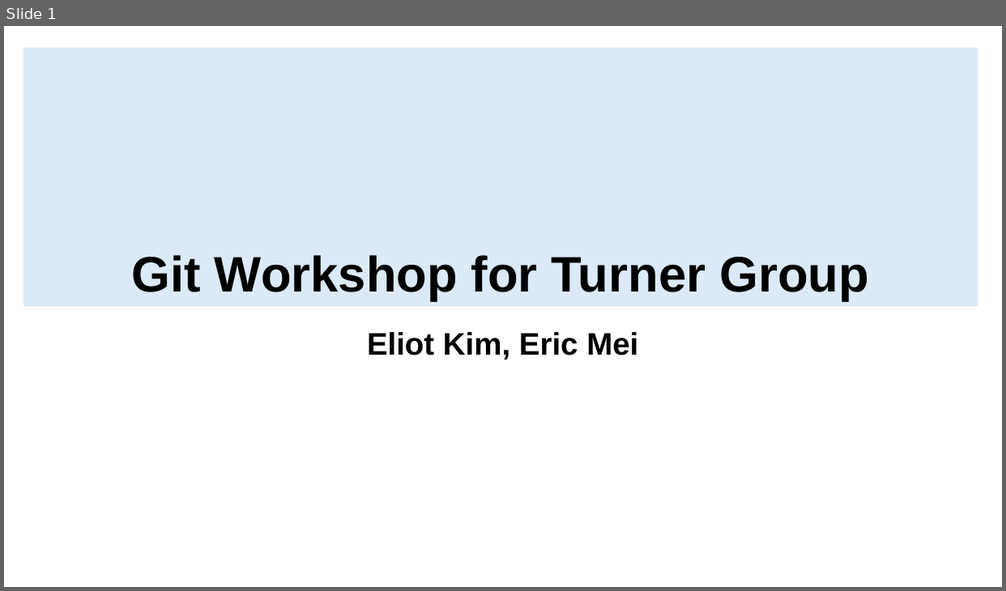
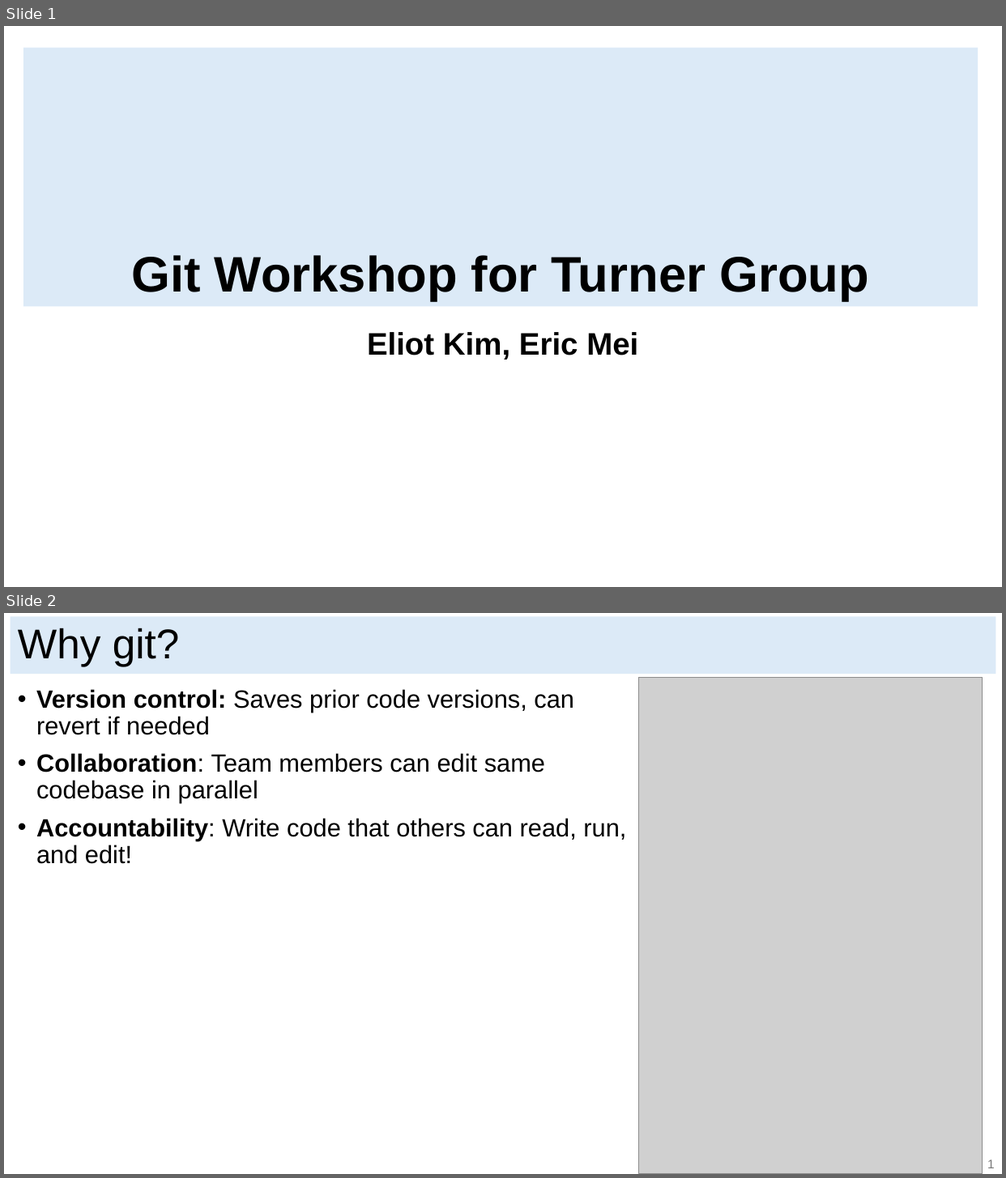
Before and after one commit to ericjmei/git_python_workshop, a slide deck: slides/git_slides.pptx. Shown one above the other, each under a label of ours: slide 1 before the commit, slides 1 and 2 after it. The pictures are 1006x591 and 1006x1178 pixels, drawn with LibreOffice and Linux fonts; fonts in the diff are those of the drawing; grey boxes stand for pictures. Boxes give left, top, right and bottom in pixels: in the first picture for what was removed or moved away, otherwise in the second. Text is boxed around its words. In the diff, an @@ line names an element or a change of style, - is before the commit and + after.

Commit message:
Added text to git intro slides.

```diff
--- a/slides/git_slides.pptx
+++ b/slides/git_slides.pptx
@@ slide 2 added at <box>4,613,1002,1174</box>, background #FFFFFF @@
@@ rectangle added at <box>10,617,996,675</box>, fill #DCEAF7, 40 pt, text #000000 @@
+Why git?
@@ picture added at <box>639,677,982,1174</box> @@
@@ text added at <box>36,689,626,864</box>, 24 pt, text #000000 @@
+• Version control: Saves prior code versions, can revert if needed
+• Collaboration: Team members can edit same codebase in parallel
+• Accountability: Write code that others can read, run, and edit!
@@ text added at <box>987,1160,995,1169</box>, 12 pt, text #797979 @@
+1
```
Also in this commit, not shown: 5 slides changed, 1 other slide added.
